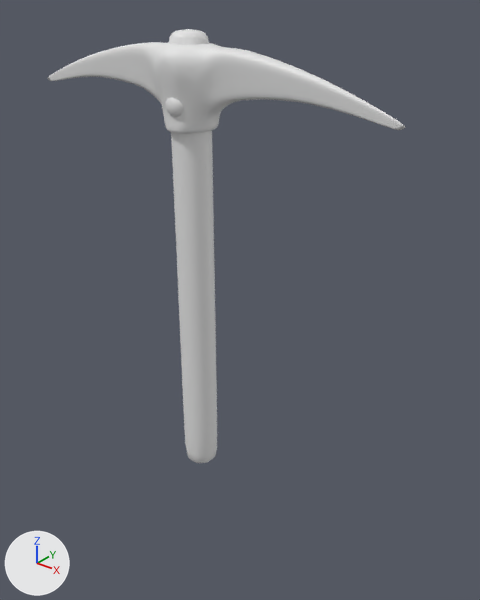
What one commit did to the Blender file oldgoldmine-scene/Pickaxe/pickaxe.blend.
The view is the same before and after, from a 50 mm camera at (10.44, -11.31, 3.3) aimed at (0.5, 1.12, -4.4). Arrows for +X, +Y and +Z are at lower left; the lights stay in place. Materials are left out; every surface is plain grey.

Script lines for the objects in view, before the commit:
```python
me_cylinder = bpy.data.meshes.new('Cylinder')
me_cylinder.from_pydata(...)  # 125 vertices, 129 faces; spans x -5.5..5.5, y -0.89..0.9, z 0.21..2.12
me_cylinder.polygons.foreach_set('use_smooth', [True] * 129)
me_cylinder.materials.append(mat_iron)
me_cylinder_001 = bpy.data.meshes.new('Cylinder.001')
me_cylinder_001.from_pydata(...)  # 32 vertices, 26 faces; spans x -0.5..0.5, y -0.5..0.5, z -8.94..1.0
me_cylinder_001.polygons.foreach_set('use_smooth', [True] * 26)
me_cylinder_001.materials.append(mat_wood)
me_sphere = bpy.data.meshes.new('Sphere')
me_sphere.from_pydata(...)  # 65 vertices, 64 faces; spans x -1.0..1.0, y 0.0..1.0, z -1.0..1.0
me_sphere.polygons.foreach_set('use_smooth', [True] * 64)
me_sphere.materials.append(mat_iron)
ob_handle = bpy.data.objects.new('Handle', me_cylinder_001)
ob_handle.parent = ob_head
ob_handle.location = (-0.0235, 0.0, 1.168)
ob_handle.rotation_euler = (0.0, 0.0, 0.392)  # degrees (0, 0, 22)
ob_handle.scale = (1.04, 1.04, 1.16)
_m = ob_handle.modifiers.new('Subsurf', 'SUBSURF')
_m.levels = 2
ob_head = bpy.data.objects.new('Head', me_cylinder)
ob_head.location = (0.0, 0.0, 0.0)
_m = ob_head.modifiers.new('Subsurf', 'SUBSURF')
_m.levels = 2
ob_sphere = bpy.data.objects.new('Sphere', me_sphere)
ob_sphere.location = (0.071, 0.6, 0.782)
ob_sphere.rotation_euler = (-0.169, 0.0639, 0.0116)  # degrees (-9.7, 3.7, 0.7)
ob_sphere.scale = (0.245, 0.159, 0.245)
_m = ob_sphere.modifiers.new('Mirror', 'MIRROR')
_m.use_axis = (False, True, False)
_m.mirror_object = ob_head
```
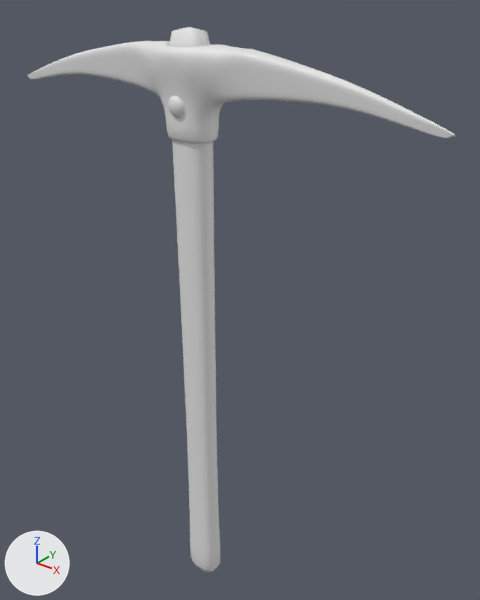
Diff of the bpy script that builds the scene:
```diff
--- a/oldgoldmine-scene/Pickaxe/pickaxe.blend.py
+++ b/oldgoldmine-scene/Pickaxe/pickaxe.blend.py
@@ me_cylinder_001 @@
 # used by ob_handle; parent = ob_head; location = (-0.0235, 0.0, 1.168); rotation_euler = (0.0, 0.0, 0.392), in degrees (0, 0, 22); scale = (1.04, 1.04, 1.16)
-me_cylinder_001.from_pydata(...)  # 32 vertices, 26 faces; spans x -0.5..0.5, y -0.5..0.5, z -8.94..1.0
+me_cylinder_001.from_pydata(...)  # 40 vertices, 34 faces; spans x -0.54..0.54, y -0.45..0.45, z -10.39..1.0
+# me_cylinder_001 part 1: the whole mesh is rebuilt
@@ me_head @@
+me_head.from_pydata(...)  # 156 vertices, 156 faces; spans x -6.36..6.36, y -0.69..0.7, z -0.11..2.03
+me_head.polygons.foreach_set('use_smooth', [True] * 156)
@@ ob_head @@
-ob_head = bpy.data.objects.new('Head', me_cylinder)
-ob_head.location = (0.0, 0.0, 0.0)
-_m = ob_head.modifiers.new('Subsurf', 'SUBSURF')
-_m.levels = 2
@@ ob_handle @@
 ob_handle = bpy.data.objects.new('Handle', me_cylinder_001)
-ob_handle.parent = ob_head
-ob_handle.location = (-0.0235, 0.0, 1.168)
+ob_handle.parent = ob_pickaxe
+ob_handle.location = (0.0, 0.0, 0.988)
 ob_handle.rotation_euler = (0.0, 0.0, 0.392)  # degrees (0, 0, 22)
-ob_handle.scale = (1.04, 1.04, 1.16)
+ob_handle.scale = (1.04, 1.04, 1.39)
 _m = ob_handle.modifiers.new('Subsurf', 'SUBSURF')
@@ ob_sphere @@
 ob_sphere = bpy.data.objects.new('Sphere', me_sphere)
-ob_sphere.location = (0.071, 0.6, 0.782)
+ob_sphere.parent = ob_pickaxe
+ob_sphere.location = (0.0, 0.465, 0.751)
 ob_sphere.rotation_euler = (-0.169, 0.0639, 0.0116)  # degrees (-9.7, 3.7, 0.7)
@@ ob_sphere @@
 _m = ob_sphere.modifiers.new('Mirror', 'MIRROR')
 _m.use_axis = (False, True, False)
-_m.mirror_object = ob_head
+_m.mirror_object = ob_pickaxe
@@ ob_pickaxe @@
+ob_pickaxe = bpy.data.objects.new('Pickaxe', me_head)
+ob_pickaxe.location = (0.0, 0.0, 0.0)
+_m = ob_pickaxe.modifiers.new('Subsurf', 'SUBSURF')
+_m.levels = 3
```

Location of each change, (x1, y1, x2, y2) in pixels of the pictures (480 x 600 px):
'Pickaxe', added: after (27, 41, 456, 143)
'Handle', reshaped, moved, rescaled (6% wider, 26% taller): before (169, 29, 217, 463); after (169, 27, 220, 572)
'Head', deleted: before (47, 42, 406, 134)
'Sphere', reshaped, moved, modifiers changed: before (166, 98, 183, 117); after (168, 96, 185, 118)
